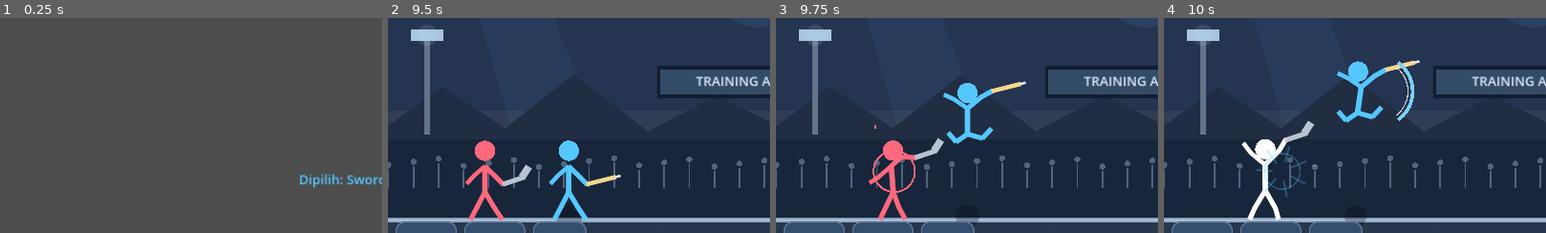
Above: before the commit, frames 1-4 (left to right).
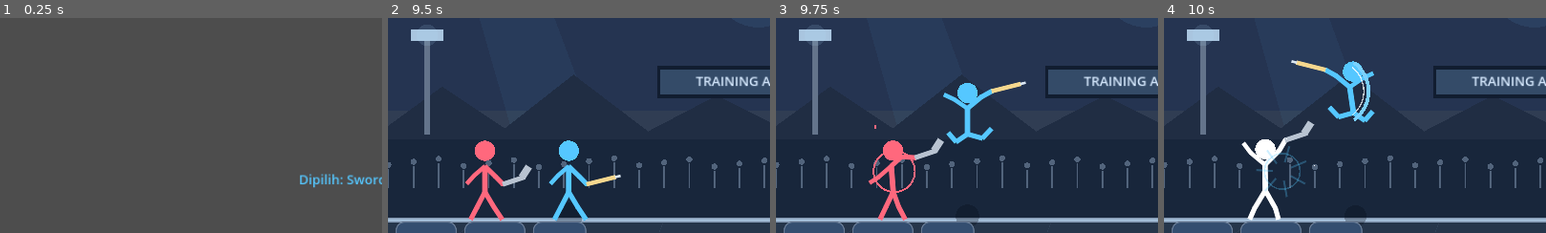
Above: after the commit, the same moments.

Repository: satriamada-web/stickman-duel
Game: Godot game, scene res://scenes/main.tscn
Two runs of this game, one before a commit and one after it. Both use one fixed random seed, a clock stepped at 60 frames per second and the inputs below.
Inputs:
- Up to frame 1 (0.25 s): no input
- Up to frame 2 (9.5 s): click "MULAI BERTARUNG" at 0.5 s; click "SKILL" at 1.25 s; click "SKILL 6 dtk" at 2 s; click "SKILL 5 dtk" at 2.75 s; click "SKILL 4 dtk" at 3.5 s; click "SERANG" at 4.25 s; click "SKILL 3 dtk" at 5 s; click "SKILL 2 dtk" at 5.75 s; click "SKILL 1 dtk" at 6.5 s; tap Enter at 7.25 s; hold D 7.28-8.03 s; tap Shift at 7.35, 8.1, 8.85 s; tap Space at 7.52, 8.27 s; hold A 8.03-8.78 s; hold D from 8.78 s (still down)
- Up to frame 3 (9.75 s): release D at 9.53 s; hold W from 9.53 s (still down); tap Shift at 9.6 s
- Up to frame 4 (10 s): keep holding W; tap Space at 9.77 s
The pictures show only the part of the screen within x 2-52%, y 33-83%; the shares and areas given below are measured in that part.

Frames 1-3 are identical in both runs. In frame 4, 2.5% of the frame differs, in the area x 33-67%, y 19-49%.

Commit message:
Polish combat facing and counter skill follow-up

Diff:
--- a/scripts/main.gd
+++ b/scripts/main.gd
@@ -766,8 +766,9 @@
 	_style_game_button(button, Color("#344e70"), 18)
 	return button
 func _attack() -> void:
-	if not game_started or match_over or attack_cooldown > 0.0 or player_stun_time > 0.0:
-		return
+	if not game_started or match_over or attack_cooldown > 0.0 or player_stun_time > 0.0 or is_blocking:
+		return
+	player_facing = 1 if enemy_x >= player_x else -1
 
 	# Tiga input berurutan dalam jendela waktu membentuk combo.
 	if combo_window > 0.0:
@@ -846,8 +847,9 @@
 	queue_redraw()
 
 func _use_skill() -> void:
-	if not game_started or match_over or skill_cooldown > 0.0 or player_stun_time > 0.0:
-		return
+	if not game_started or match_over or skill_cooldown > 0.0 or player_stun_time > 0.0 or is_blocking:
+		return
+	player_facing = 1 if enemy_x >= player_x else -1
 	var skill_name := ""
 	var skill_damage := 0
 	var skill_range := 0.0
@@ -864,6 +866,10 @@
 			skill_name = "SPEAR THRUST"
 			skill_damage = 22
 			skill_range = 260.0
+	var skill_counter := counter_window > 0.0
+	if skill_counter:
+		skill_damage = roundi(float(skill_damage) * 1.5)
+		counter_window = 0.0
 	skill_cooldown = 6.0
 	skill_animation_time = 0.42
 	_play_sfx("skill")
@@ -881,7 +887,7 @@
 		impact_effect_x = enemy_x
 		impact_effect_color = Color(CHARACTERS[selected_character]["color"])
 		impact_effect_heavy = true
-		status_label.text = "%s! Lawan kehilangan %d HP." % [skill_name, skill_damage]
+		status_label.text = "%s! %sLawan kehilangan %d HP." % [skill_name, "COUNTER! " if skill_counter else "", skill_damage]
 	else:
 		status_label.text = "%s meleset! Dekati lawan." % skill_name
 	_update_ui()
